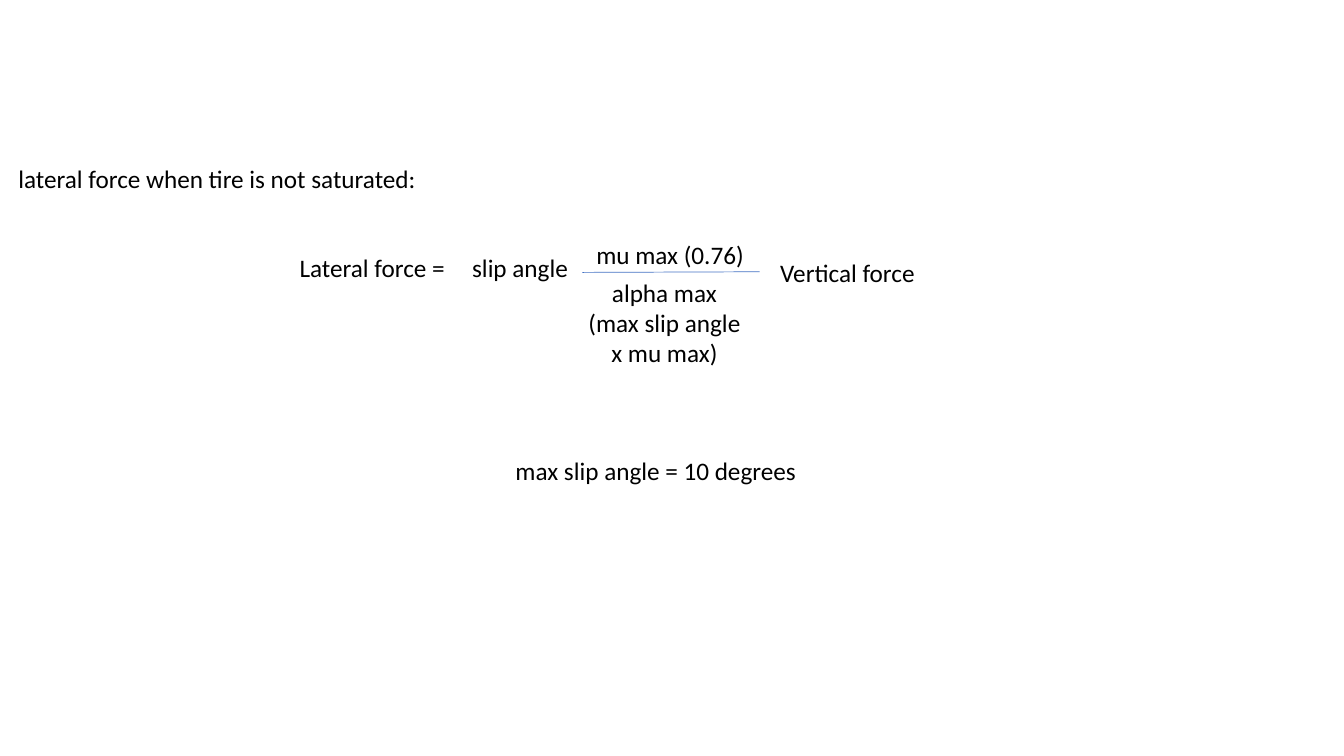
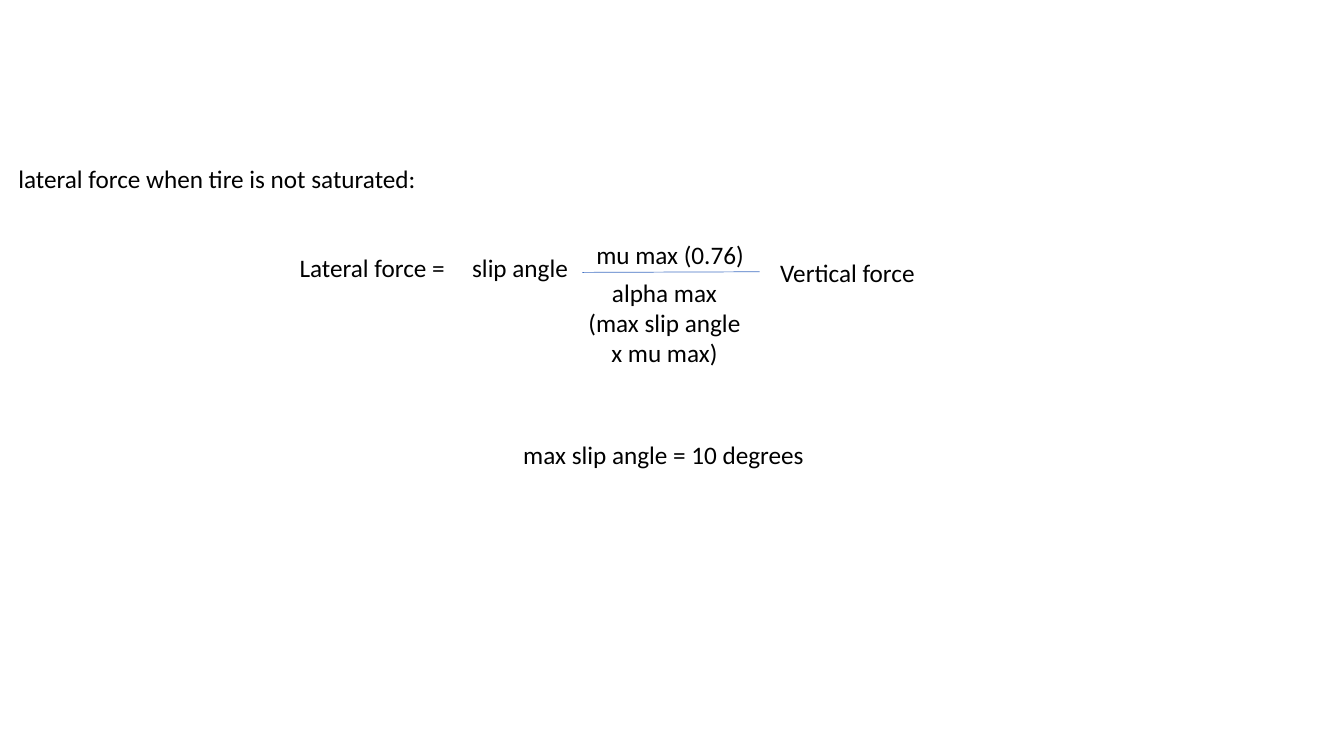
Before and after one commit to joe-cormier/pycrash, a slide deck: slide 16 of projects/validation - single vehicle motion/reports/Pycrash Results 15 mph steer.pptx. Drawn at 1344x756 pixels with LibreOffice and Linux fonts; fonts in the diff are those of the drawing. Boxes give left, top, right and bottom in pixels: in the first picture for what was removed or moved away, otherwise in the second. Text is boxed around its words. In the diff, an @@ line names an element or a change of style, - is before the commit and + after.

```diff
--- a/projects/validation - single vehicle motion/reports/Pycrash Results 15 mph steer.pptx
+++ b/projects/validation - single vehicle motion/reports/Pycrash Results 15 mph steer.pptx
@@ text "max slip angle = 10 ...": place and size @@
-text "max slip angle = 10 ..." at <box>515,462,796,485</box>
+text "max slip angle = 10 ..." at <box>523,446,804,469</box>
```
Also in this commit, not shown: 1 slide added, 1 slide removed, 2 other files.
